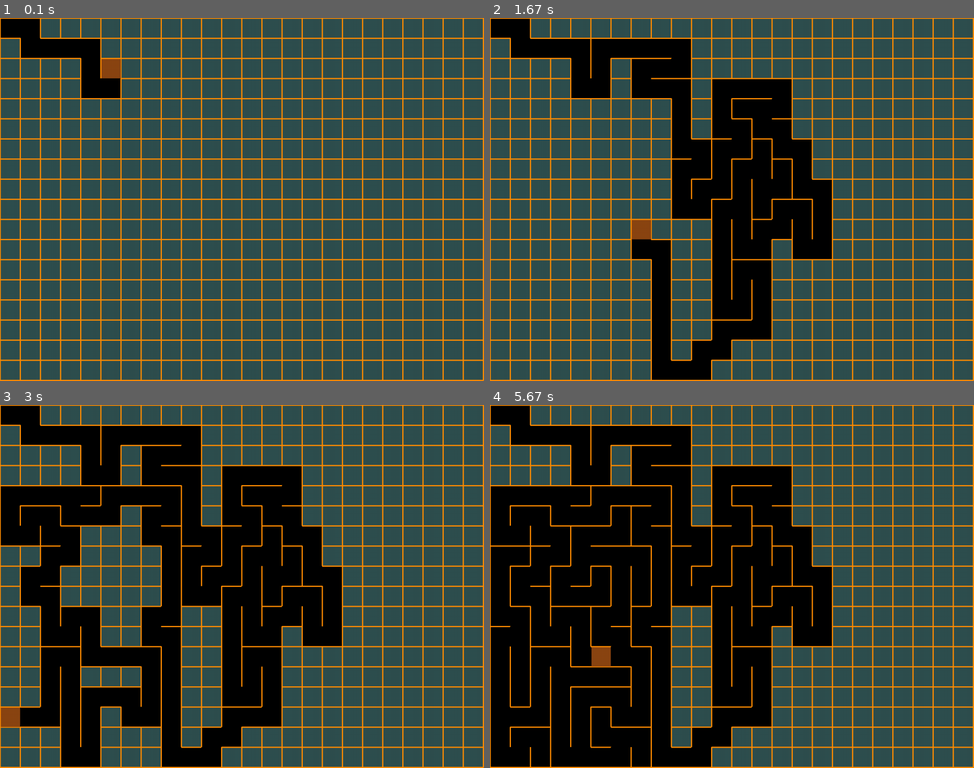
Above: before the commit, frames 1-4 (two rows, left to right).
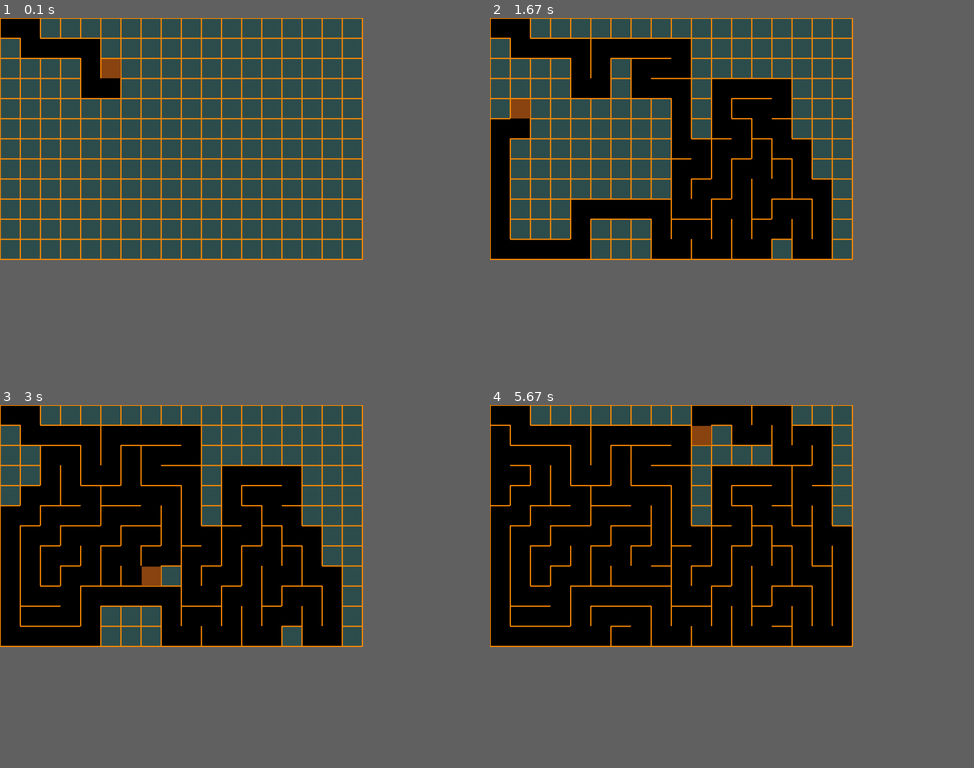
Above: after the commit, the same moments.

Repository: DanyilMykytenko/Python
Game: pygame game, started from mazePyGame.py
The game is run twice, just before and just after one commit, with the same random seed, the same clock (stepped at 60 frames per second) and the same inputs.
Inputs:
- Up to frame 1 (0.1 s): no input
- Up to frame 2 (1.67 s): hold P 0.33-0.87 s; hold P 0.9-1.43 s; hold P from 1.47 s (still down)
- Up to frame 3 (3 s): release P at 2 s; tap Enter at 2.03 s; tap P at 2.37, 2.7 s
- Up to frame 4 (5.67 s): hold P 3.03-3.57 s; hold P 4.17-4.7 s; hold P 4.73-5.27 s; tap P at 5.3 s
The window is 900x675 before the commit and 675x450 after it. Grey fills any space a smaller window leaves; there, only what the larger window draws over its background counts as a difference.

The runs differ from the first frame. In frame 1, 12% of the frame differs, in the area x 0-100%, y 0-100%; in frame 2, 21%; in frame 3, 29%; in frame 4, 48%.

Commit message:
fixed maze

Diff:
--- a/mazePyGame.py
+++ b/mazePyGame.py
@@ -4,7 +4,7 @@
 from pygame.locals import *
 import time
 
-RES = WIDTH, HEIGHT = 1202, 902
+RES = WIDTH, HEIGHT = 902, 602
 TILE = 50
 cols, rows = WIDTH // TILE, HEIGHT // TILE
 pygame.init()
@@ -25,26 +25,6 @@
     ways = [-1, 0], [0, -1], [1, 0], [0, 1], [-1, -1], [1, -1], [1, 1], [-1, 1]
     return [(x + dx, y + dy) for dx, dy in ways if check_next_node(x + dx, y + dy)]
 '''
-def get_rect(x, y):
-    return x * TILE + 1, y * TILE + 1, TILE - 2, TILE - 2
-
-def paused(event):
-    #for event in pygame.event.get():
-    if event.type==KEYUP:
-        if event.key==K_p:
-            pause = True
-    #for event in pygame.event.get():
-    elif event.type == KEYUP:
-        if event.key == K_p:
-            pause = True
-            pause = paused()
-    while pause == True:
-        for event in pygame.event.get():
-            if event.type==KEYUP:
-                if event.key==K_p:
-                    return False
-                elif event.key == K_ESCAPE:
-                    exit(0)
 class Cell:
     def __init__(self, x, y):
         self.x, self.y = x, y
@@ -97,15 +77,37 @@
         right = self.check_cell(self.x + 1, self.y)
         bottom = self.check_cell(self.x, self.y + 1)
         left = self.check_cell(self.x - 1, self.y)
-        if top and top.visited:
+        if top and not top.visited:
             if top.walls['bottom'] == False: neighbors.append(top)
-        if right and right.visited:
+        if right and not right.visited:
             if right.walls['left'] == False: neighbors.append(right)
-        if bottom and bottom.visited:
+        if bottom and not bottom.visited:
             if bottom.walls['top'] == False: neighbors.append(bottom)
-        if left and left.visited:
+        if left and not left.visited:
             if left.walls['right'] == False: neighbors.append(left)
+        #random.seed(random.randint(0,100))
         return random.choice(neighbors) if neighbors else False
+
+def get_rect(x, y):
+    return x * TILE + 1, y * TILE + 1, TILE - 2, TILE - 2
+
+def paused(event):
+    #for event in pygame.event.get():
+    if event.type==KEYUP:
+        if event.key==K_p:
+            pause = True
+    #for event in pygame.event.get():
+    elif event.type == KEYUP:
+        if event.key == K_p:
+            pause = True
+            pause = paused()
+    while pause == True:
+        for event in pygame.event.get():
+            if event.type==KEYUP:
+                if event.key==K_p:
+                    return False
+                elif event.key == K_ESCAPE:
+                    exit(0)
 
 def remove_walls(current, next):
     dx = current.x - next.x
@@ -130,12 +132,12 @@
             if event.type == pygame.QUIT:
                 exit()
 
-        current_cell.visited = False
+        current_cell.visited = True
         #current_cell.draw_current_cell('red')
 
         next_cell = current_cell.check_neighbours_for_exit()
         if next_cell:
-            next_cell.visited = False
+            next_cell.visited = True
             path.append(current_cell)
             current_cell = next_cell
         else:
@@ -145,58 +147,66 @@
                 break
         if next_cell == grid_cells[-1]:
             break
+    print(len(path))
     return path
+
 def finding_best_exit():
     paths = []
     for i in range(10):
         way = finding_any_exit(grid_cells[0])
+        reset_map()
         if way:
             paths.append(way)
-    for i in paths:
-        print(len(i))
     return min(paths, key=len).copy()
+
+def reset_map():
+    for cell in grid_cells:
+        cell.visited = False
+
+def generate_Labyrinth(current_cell):
+    while True:
+        sc.fill(pygame.Color('darkslategray'))
+
+        for event in pygame.event.get():
+            if event.type == pygame.QUIT:
+                exit()
+
+        [cell.draw() for cell in grid_cells]
+        current_cell.visited = True
+        current_cell.draw_current_cell('saddlebrown')
+
+        next_cell = current_cell.check_neighbours()
+        if next_cell:
+            next_cell.visited = True
+            stack.append(current_cell)
+            remove_walls(current_cell, next_cell)
+            current_cell = next_cell
+        else:
+            if stack:
+                current_cell = stack.pop()
+            else:
+                break
+
+        pygame.display.flip()
+        clock.tick(100)
+        for event in pygame.event.get():
+            if event.type == KEYUP:
+                if event.key == K_p:
+                    paused(event)
+
 
 grid_cells = [Cell(col, row) for row in range(rows) for col in range(cols)]
 #current_cell = grid_cells[int(input())]
 current_cell = grid_cells[0]
 stack = []
-
-while True:
-    sc.fill(pygame.Color('darkslategray'))
-
-    for event in pygame.event.get():
-        if event.type == pygame.QUIT:
-            exit()
-
-    [cell.draw() for cell in grid_cells]
-    current_cell.visited = True
-    current_cell.draw_current_cell('saddlebrown')
-
-    next_cell = current_cell.check_neighbours()
-    if next_cell:
-        next_cell.visited = True
-        stack.append(current_cell)
-        remove_walls(current_cell, next_cell)
-        current_cell = next_cell
-    else:
-        if stack:
-            current_cell = stack.pop()
-        else:
-            break
-
-    pygame.display.flip()
-    clock.tick(100)
-    for event in pygame.event.get():
-        if event.type == KEYUP:
-            if event.key == K_p:
-                paused(event)
-
-
+generate_Labyrinth(current_cell)
 #dfs
 best_path = finding_best_exit().copy()
 grid_cells[-1].draw_current_cell('brown')
 for cell in best_path:
     cell.draw_current_cell('red')
     pygame.display.update()
-
-time.sleep(200)
+    pygame.display.flip()
+    clock.tick(100)
+
+time.sleep(10)
